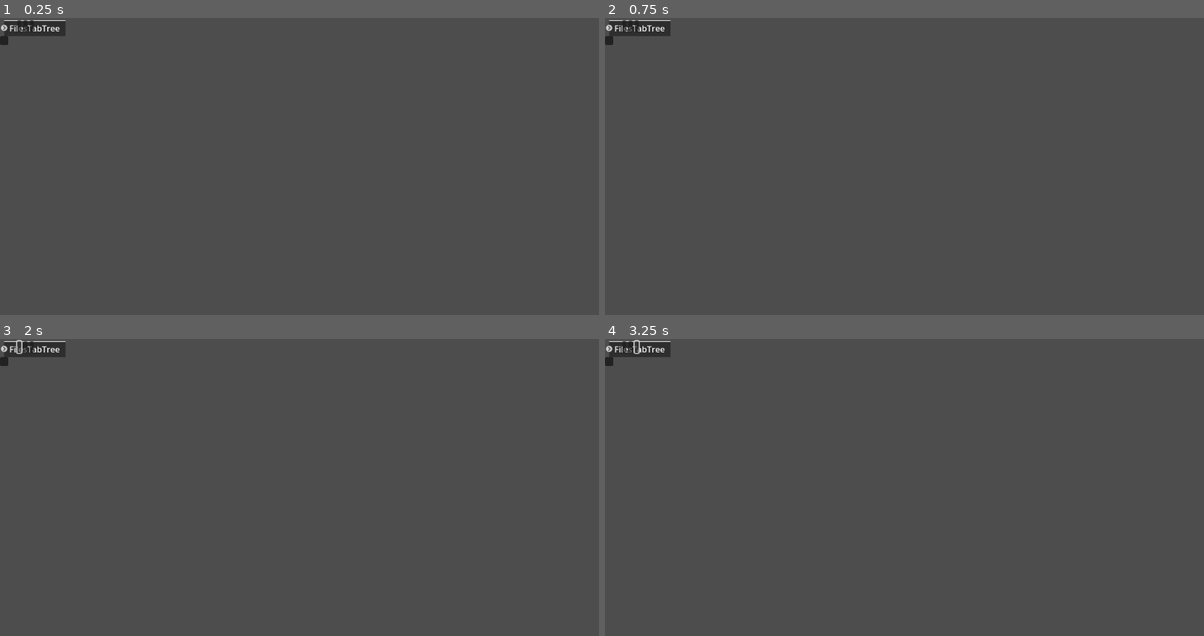
Above: before the commit, frames 1-4 (two rows, left to right).
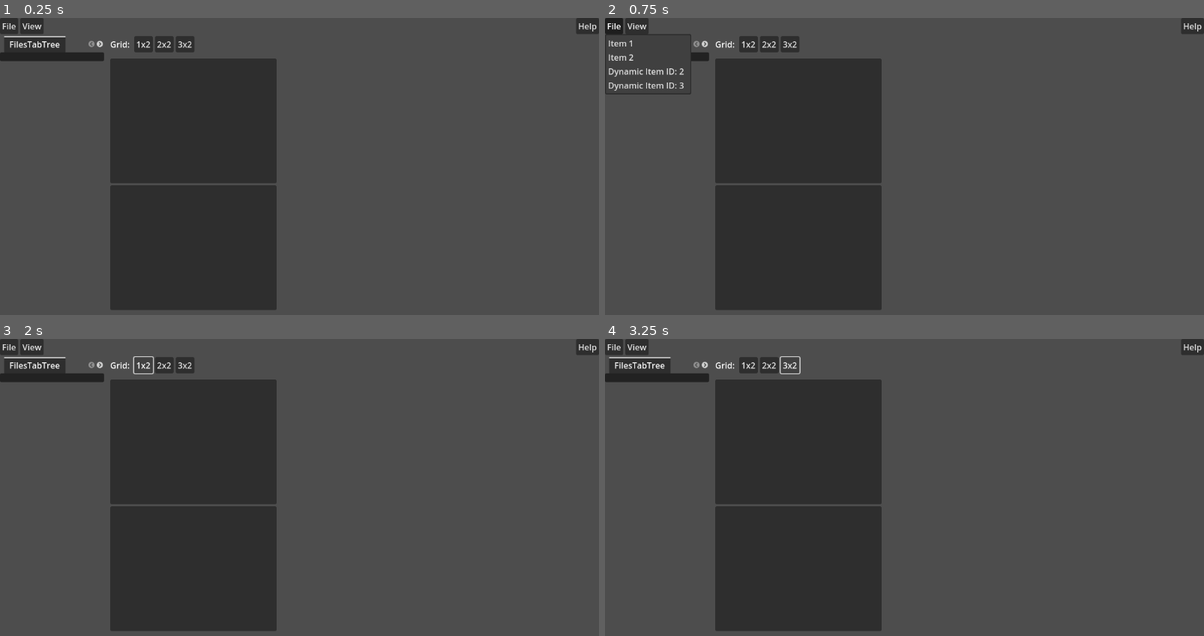
Above: after the commit, the same moments.

Repository: radioation/Godot_Rocks
Game: Godot game, scene res://Scene/Main/main.tscn
Same seed, same stepped clock (60 frames per second), same inputs: the game is played once before the commit and once after it. Before the commit the project has no main scene; this scene is started directly in both runs.
Inputs (mouse positions are in pixels of both pictures, inside the frame that each line leads up to; where the layout moved, square brackets give the same spot in the first picture):
- Up to frame 1 (0.25 s): no input
- Up to frame 2 (0.75 s): click (605, 20) at 0.52 s
- Up to frame 3 (2 s): click (143, 365) [17, 347] at 1.25 s
- Up to frame 4 (3.25 s): click (766, 365) [628, 347] at 2 s; click (790, 365) [634, 347] at 2.75 s

The runs differ from the first frame. In frame 1, 25% of the frame differs, in the area x 0-100%, y 0-99%; in frame 2, 25%; in frame 3, 25%; in frame 4, 25%.

Commit message:
stumbling through menus

Diff:
--- /dev/null
+++ b/Gui/Scene/Main/main.gd
@@ -0,0 +1,38 @@
+extends Control
+
+@onready var menu_bar_1 : MenuBar = $VBoxContainer/HBoxContainer/MenuBar
+@onready var menu_bar_2 : MenuBar = $VBoxContainer/HBoxContainer/MenuBar2
+
+# Called when the node enters the scene tree for the first time.
+func _ready() -> void:
+	_setup_menu_1()
+
+
+
+
+
+# Called every frame. 'delta' is the elapsed time since the previous frame.
+func _process(delta: float) -> void:
+	pass
+
+
+
+func _setup_menu_1() -> void:
+	var count = menu_bar_1.get_menu_count()
+	print( "MenuBar 1 menu count: " + str( count ))
+	var file_popup = menu_bar_1.get_menu_popup(0)
+	file_popup.add_item("Dynamic Item ID: " + str(count), count)
+	count += 1
+	file_popup.add_item("Dynamic Item ID: "+ str(count), count)
+
+
+func _on_file_popup_menu_id_pressed(id: int) -> void:
+	print(" FILE MENU ID: " + str(id))
+
+
+func _on_help_popmenu_id_pressed(id: int) -> void:
+	print(" HELP MENU ID: " + str(id))
+
+
+func _on_help_popupmenu_id_pressed(id: int) -> void:
+	pass # Replace with function body.
--- a/Gui/Scene/Main/main.tscn
+++ b/Gui/Scene/Main/main.tscn
@@ -1,4 +1,6 @@
-[gd_scene format=3 uid="uid://b6tsc68ky18rh"]
+[gd_scene load_steps=2 format=3 uid="uid://b6tsc68ky18rh"]
+
+[ext_resource type="Script" uid="uid://btddjloslw2co" path="res://Scene/Main/main.gd" id="1_ajaps"]
 
 [node name="Main" type="Control"]
 layout_mode = 3
@@ -7,6 +9,7 @@
 anchor_bottom = 1.0
 grow_horizontal = 2
 grow_vertical = 2
+script = ExtResource("1_ajaps")
 
 [node name="VBoxContainer" type="VBoxContainer" parent="."]
 layout_mode = 1
@@ -16,19 +19,46 @@
 grow_horizontal = 2
 grow_vertical = 2
 
-[node name="MenuBar" type="MenuBar" parent="VBoxContainer"]
+[node name="HBoxContainer" type="HBoxContainer" parent="VBoxContainer"]
 layout_mode = 2
+
+[node name="MenuBar" type="MenuBar" parent="VBoxContainer/HBoxContainer"]
+layout_mode = 2
+size_flags_horizontal = 2
 size_flags_vertical = 0
 
-[node name="MenuButton" type="MenuButton" parent="VBoxContainer/MenuBar"]
-layout_mode = 0
-offset_right = 8.0
-offset_bottom = 8.0
+[node name="File" type="PopupMenu" parent="VBoxContainer/HBoxContainer/MenuBar"]
+item_count = 2
+item_0/text = "Item 1"
+item_0/id = 0
+item_1/text = "Item 2"
+item_1/id = 1
+
+[node name="View" type="PopupMenu" parent="VBoxContainer/HBoxContainer/MenuBar"]
+item_count = 3
+item_0/text = "Item 2a"
+item_0/id = 0
+item_1/text = "Item 2b"
+item_1/checkable = 1
+item_1/checked = true
+item_1/id = 1
+item_2/id = 2
+
+[node name="MenuBar2" type="MenuBar" parent="VBoxContainer/HBoxContainer"]
+layout_mode = 2
+size_flags_horizontal = 8
+
+[node name="Help" type="PopupMenu" parent="VBoxContainer/HBoxContainer/MenuBar2"]
+item_count = 1
+item_0/text = "Aboot"
+item_0/id = 0
 
 [node name="HSplitContainer" type="HSplitContainer" parent="VBoxContainer"]
 layout_mode = 2
+size_flags_vertical = 3
 
 [node name="LeftVBoxContainer" type="VBoxContainer" parent="VBoxContainer/HSplitContainer"]
+custom_minimum_size = Vector2(200, 0)
 layout_mode = 2
 
 [node name="TabContainer" type="TabContainer" parent="VBoxContainer/HSplitContainer/LeftVBoxContainer"]
@@ -39,7 +69,7 @@
 layout_mode = 2
 metadata/_tab_index = 0
 
-[node name="ItemList" type="ItemList" parent="VBoxContainer/HSplitContainer/LeftVBoxContainer/TabContainer"]
+[node name="ViewedItemList" type="ItemList" parent="VBoxContainer/HSplitContainer/LeftVBoxContainer/TabContainer"]
 visible = false
 layout_mode = 2
 metadata/_tab_index = 1
@@ -52,23 +82,32 @@
 
 [node name="Label" type="Label" parent="VBoxContainer/HSplitContainer/VSplitContainer/HBoxContainer"]
 layout_mode = 2
+text = "Grid: "
 
 [node name="Button" type="Button" parent="VBoxContainer/HSplitContainer/VSplitContainer/HBoxContainer"]
 layout_mode = 2
+size_flags_vertical = 4
+text = "1x2"
 
 [node name="Button2" type="Button" parent="VBoxContainer/HSplitContainer/VSplitContainer/HBoxContainer"]
 layout_mode = 2
+size_flags_vertical = 4
+text = "2x2"
 
 [node name="Button3" type="Button" parent="VBoxContainer/HSplitContainer/VSplitContainer/HBoxContainer"]
 layout_mode = 2
+size_flags_vertical = 4
+text = "3x2"
 
 [node name="ScrollContainer" type="ScrollContainer" parent="VBoxContainer/HSplitContainer/VSplitContainer"]
 layout_mode = 2
 
 [node name="GridContainer" type="GridContainer" parent="VBoxContainer/HSplitContainer/VSplitContainer/ScrollContainer"]
+custom_minimum_size = Vector2(800, 500)
 layout_mode = 2
 
 [node name="Panel" type="Panel" parent="VBoxContainer/HSplitContainer/VSplitContainer/ScrollContainer/GridContainer"]
+custom_minimum_size = Vector2(320, 240)
 layout_mode = 2
 
 [node name="Label" type="Label" parent="VBoxContainer/HSplitContainer/VSplitContainer/ScrollContainer/GridContainer/Panel"]
@@ -77,9 +116,13 @@
 offset_bottom = 23.0
 
 [node name="Panel2" type="Panel" parent="VBoxContainer/HSplitContainer/VSplitContainer/ScrollContainer/GridContainer"]
+custom_minimum_size = Vector2(320, 240)
 layout_mode = 2
 
 [node name="Label" type="Label" parent="VBoxContainer/HSplitContainer/VSplitContainer/ScrollContainer/GridContainer/Panel2"]
 layout_mode = 0
 offset_right = 40.0
 offset_bottom = 23.0
+
+[connection signal="id_pressed" from="VBoxContainer/HBoxContainer/MenuBar/File" to="." method="_on_file_popup_menu_id_pressed"]
+[connection signal="id_pressed" from="VBoxContainer/HBoxContainer/MenuBar2/Help" to="." method="_on_help_popupmenu_id_pressed"]
--- a/Gui/project.godot
+++ b/Gui/project.godot
@@ -11,6 +11,7 @@
 [application]
 
 config/name="GUI"
+run/main_scene="uid://b6tsc68ky18rh"
 config/features=PackedStringArray("4.4", "Mobile")
 config/icon="res://icon.svg"
 
Not shown, added: Gui/Scene/Main/main.gd.uid
Not shown, added: Gui/NOTES.md
